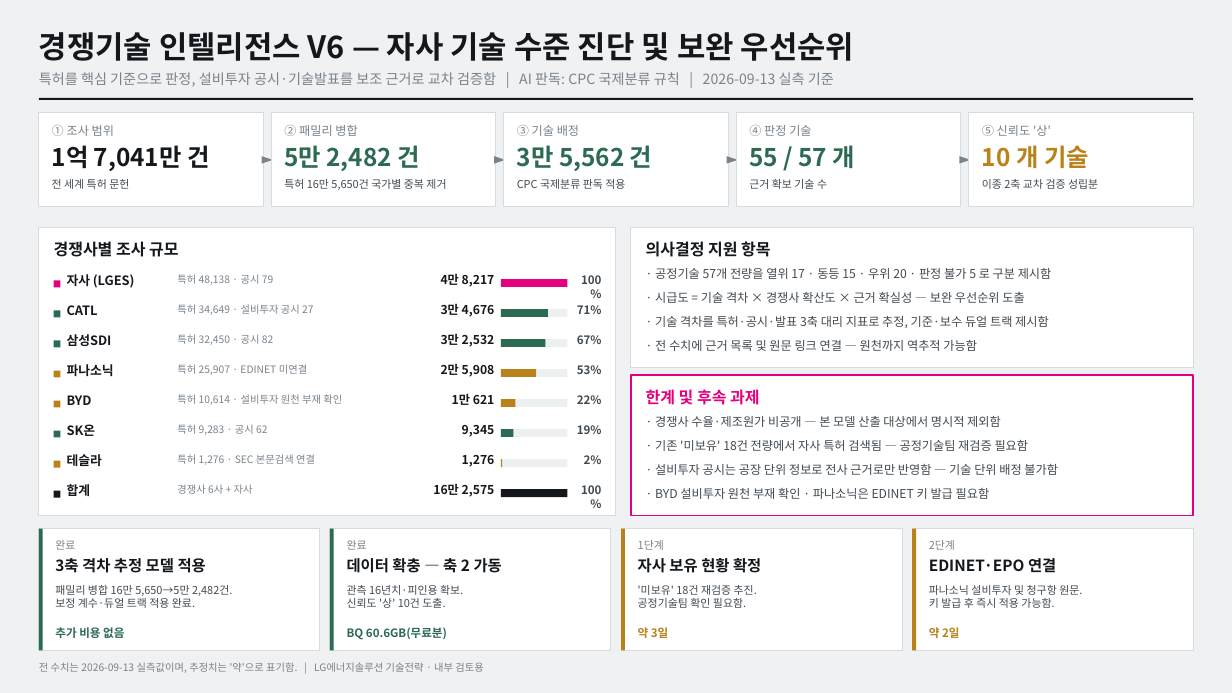
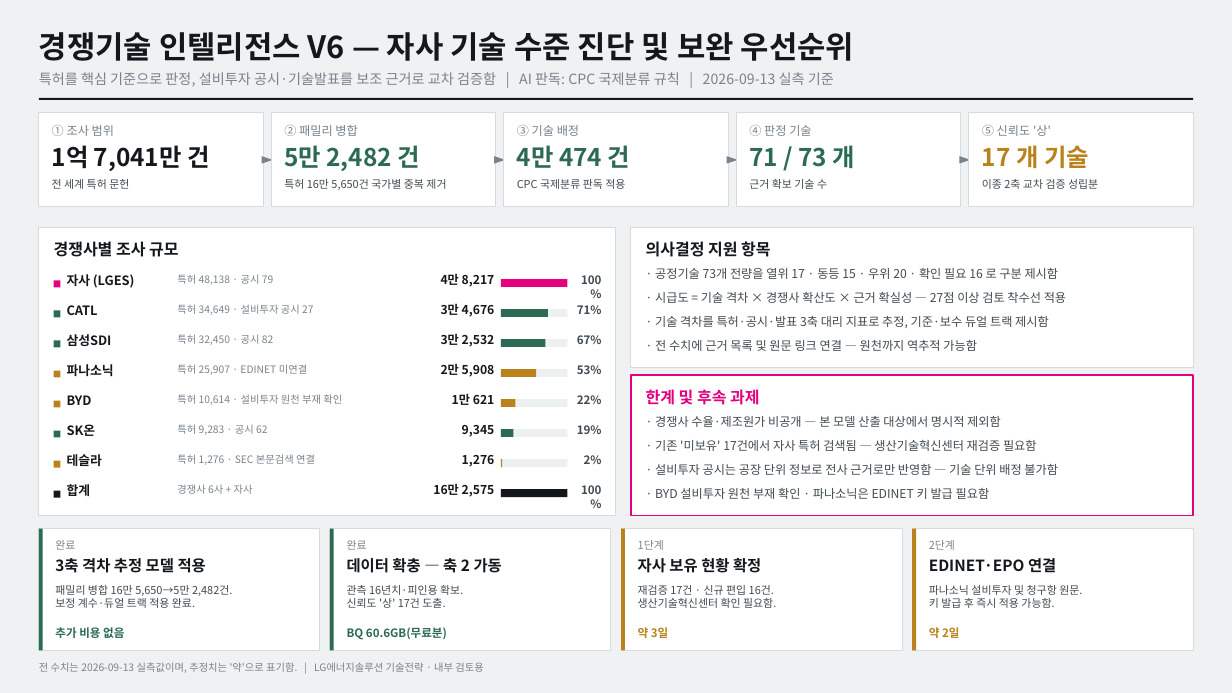
Before and after one commit to blastment-web/AI, a slide deck: slide 1 of docs/경쟁기술_인텔리전스_구조_V6.pptx. Drawn at 1232x693 pixels with LibreOffice and Linux fonts; fonts in the diff are those of the drawing. Boxes give left, top, right and bottom in pixels: in the first picture for what was removed or moved away, otherwise in the second. Text is boxed around its words. In the diff, an @@ line names an element or a change of style, - is before the commit and + after.

```diff
--- a/docs/경쟁기술_인텔리전스_구조_V6.pptx
+++ b/docs/경쟁기술_인텔리전스_구조_V6.pptx
@@ text at bbox=[517, 145, 630, 168]: text changed @@
-3만 5,562 건
+4만 474 건
@@ text at bbox=[749, 145, 855, 168]: text changed @@
-55 / 57 개
+71 / 73 개
@@ text at bbox=[982, 145, 1089, 168]: text changed @@
-10 개 기술
+17 개 기술
@@ text at bbox=[655, 268, 1059, 279]: text changed @@
-· 공정기술 57개 전량을 열위 17 · 동등 15 · 우위 20 · 판정 불가 5 로 구분 제시함
+· 공정기술 73개 전량을 열위 17 · 동등 15 · 우위 20 · 확인 필요 16 로 구분 제시함
@@ text at bbox=[655, 292, 1066, 303]: text changed @@
-· 시급도 = 기술 격차 × 경쟁사 확산도 × 근거 확실성 — 보완 우선순위 도출
+· 시급도 = 기술 격차 × 경쟁사 확산도 × 근거 확실성 — 27점 이상 검토 착수선 적용
@@ text at bbox=[655, 440, 1037, 451]: text changed @@
-· 기존 '미보유' 18건 전량에서 자사 특허 검색됨 — 공정기술팀 재검증 필요함
+· 기존 '미보유' 17건에서 자사 특허 검색됨 — 생산기술혁신센터 재검증 필요함
@@ text at bbox=[347, 585, 463, 608]: text changed @@
-관측 16년치·피인용 확보.
-신뢰도 '상' 10건 도출.
+관측 16년치·피인용 확보.
+신뢰도 '상' 17건 도출.
@@ text at bbox=[638, 585, 776, 608]: text changed @@
-'미보유' 18건 재검증 추진.
-공정기술팀 확인 필요함.
+재검증 17건 · 신규 편입 16건.
+생산기술혁신센터 확인 필요함.
```
Also in this commit, not shown: 1 other slide changed, 14 other files.
